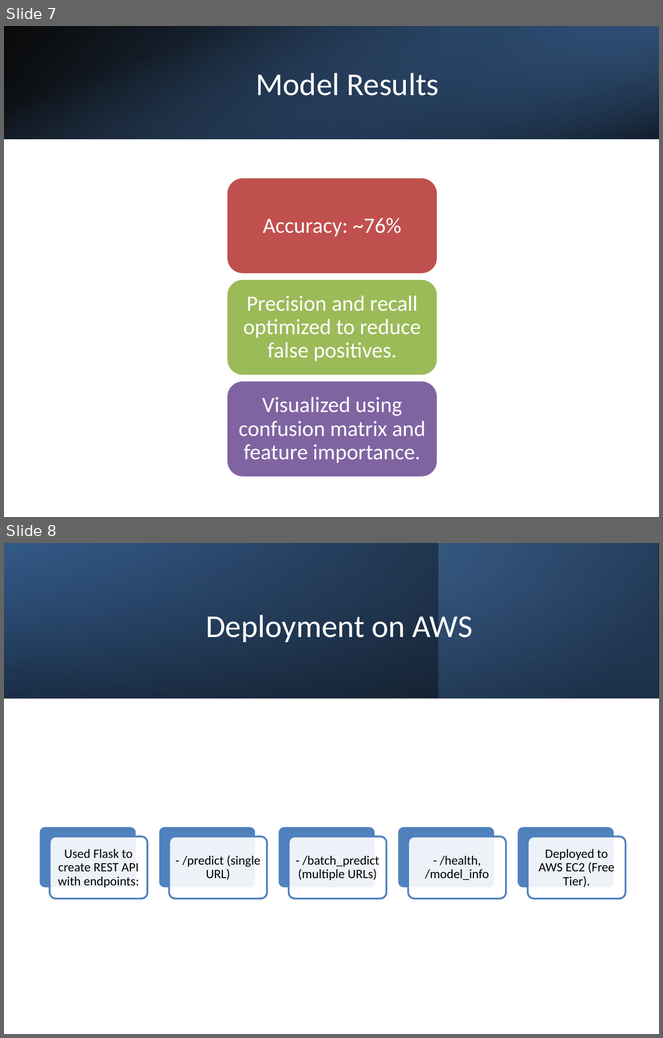
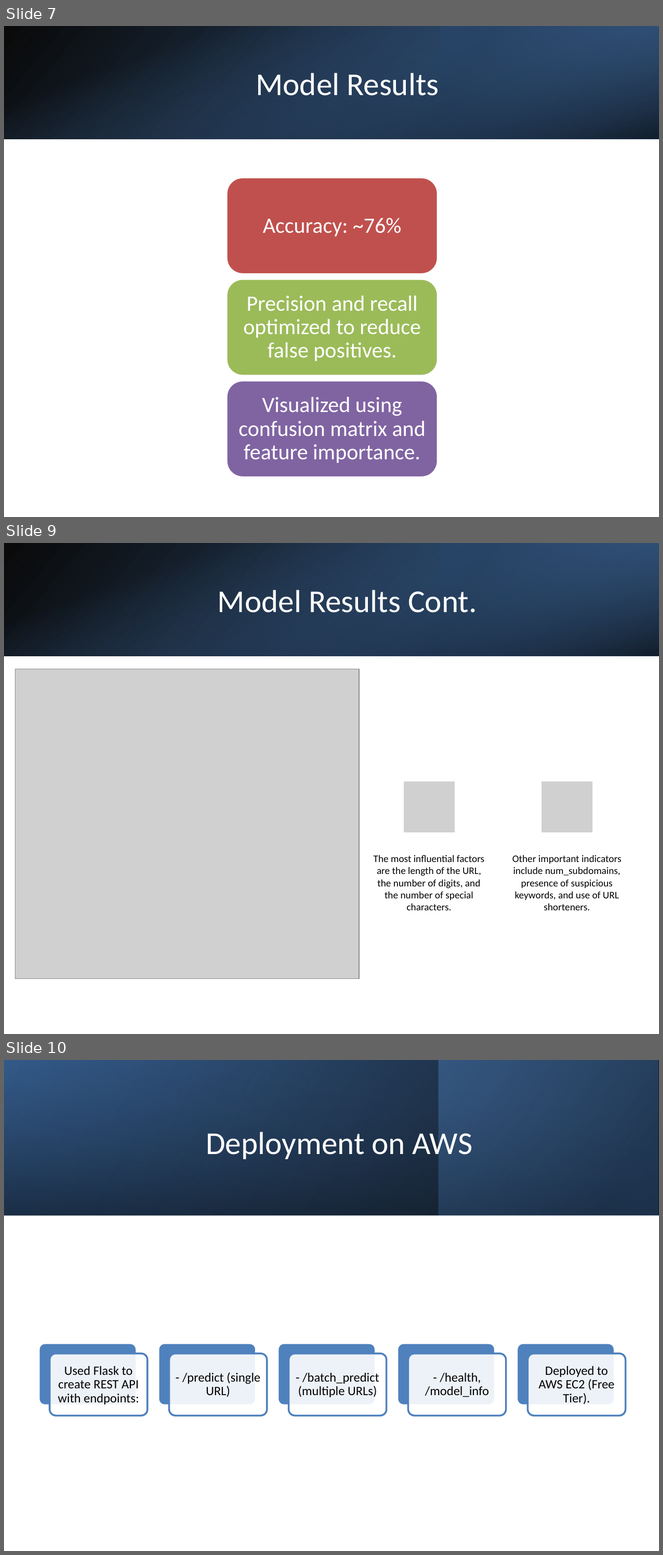
Before and after one commit to Knox1983/Capstone-Malicous_URL_Detection, a slide deck: Malicious_URL_Detection_Capstone_Presentation.pptx. Shown one above the other, each under a label of ours: slides 7 and 8 before the commit, slides 7, 9 and 10 after it; the slides between them are not shown. The pictures are 663x1038 and 663x1555 pixels, drawn with LibreOffice and Linux fonts; fonts in the diff are those of the drawing; grey boxes stand for pictures. Boxes give left, top, right and bottom in pixels: in the first picture for what was removed or moved away, otherwise in the second. Text is boxed around its words. In the diff, an @@ line names an element or a change of style, - is before the commit and + after.

```diff
--- a/Malicious_URL_Detection_Capstone_Presentation.pptx
+++ b/Malicious_URL_Detection_Capstone_Presentation.pptx
@@ slide 9 added at <box>4,543,659,1034</box>, background #FFFFFF @@
@@ rectangle added at <box>4,543,659,656</box>, fill gradient #000000 to #376092 @@
@@ rectangle added at <box>4,543,659,656</box>, fill gradient #4F81BD to #000000 @@
@@ rectangle added at <box>441,543,659,656</box>, fill gradient #254061 to #4F81BD @@
@@ title added at <box>218,590,477,613</box>, 35 pt, text #FFFFFF @@
+Model Results Cont.
@@ picture added at <box>15,669,359,979</box> @@
@@ group added at <box>374,781,622,911</box>: 2 pictures, 2 texts @@
+The most influential factors are the length of the URL, the number of digits, and the number of special characters.
+Other important indicators include num_subdomains, presence of suspicious keywords, and use of URL shorteners.
@@ what was slide 8 is now slide 10 @@
```
Also in this commit, not shown: 1 slide changed, 1 other slide added.
